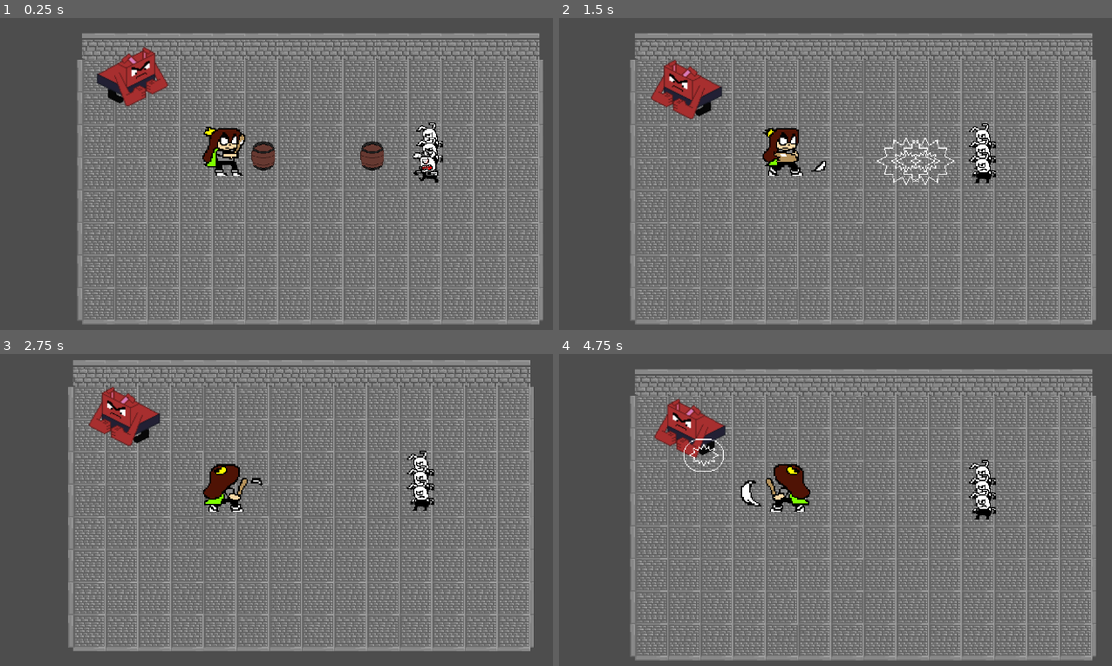
Above: before the commit, frames 1-4 (two rows, left to right).
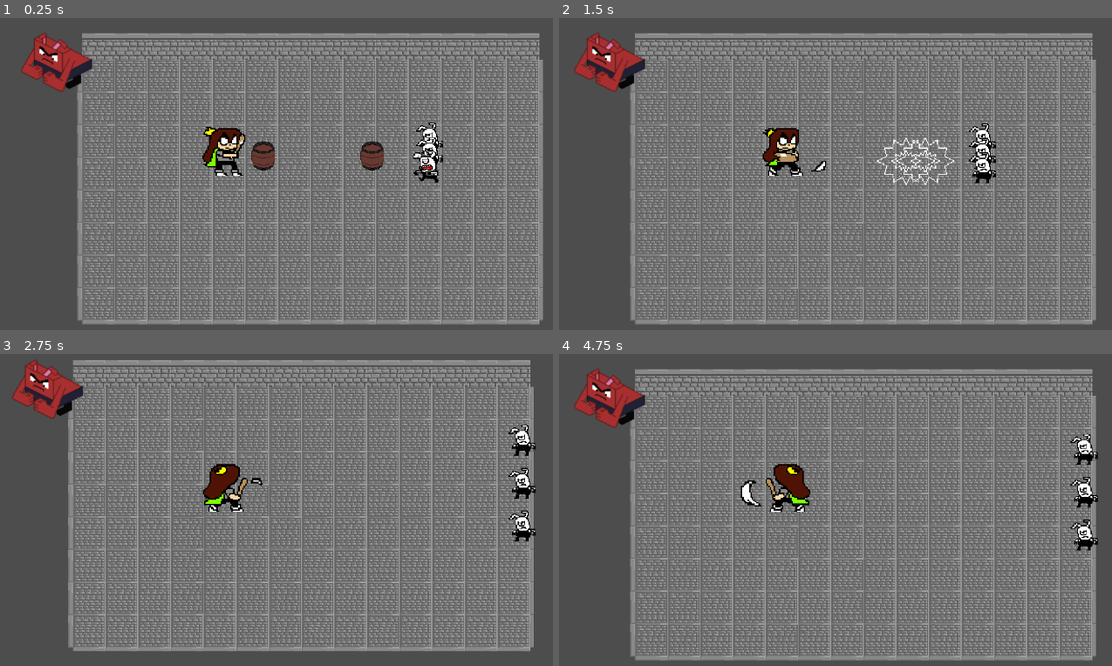
Above: after the commit, the same moments.

Repository: Megameca04/Proyecto_Cuki
Game: Godot game, scene res://Pruebas.tscn
Two runs of this game, one before a commit and one after it. Both use one fixed random seed, a clock stepped at 60 frames per second and the inputs below.
Inputs:
- Up to frame 1 (0.25 s): no input
- Up to frame 2 (1.5 s): hold Right (ui_right) 0.53-1.28 s; hold Z (Atacar) 0.53-1.28 s; hold Down (ui_down) from 1.28 s (still down); tap X (Dash) at 1.35 s
- Up to frame 3 (2.75 s): release Down (ui_down) at 2.03 s; hold Right (ui_right) from 2.03 s (still down); hold Z (Atacar) from 2.03 s (still down)
- Up to frame 4 (4.75 s): release Right (ui_right) at 2.78 s; release Z (Atacar) at 2.78 s; hold Up (ui_up) 2.78-3.53 s; tap X (Dash) at 2.85, 4.35 s; hold Z (Atacar) 3.53-4.28 s; hold Left (ui_left) from 3.53 s (still down)

The runs differ from the first frame. In frame 1, 2.8% of the frame differs, in the area x 3-31%, y 4-29%; in frame 2, 2.9%; in frame 3, 4.2%; in frame 4, 4.3%, in the area x 2-98%, y 4-64%.

Commit message:
Blonk explosion is now big enough

Diff:
--- a/Cuki-Clash of the Kuins/Entidades/Explosion.tscn
+++ b/Cuki-Clash of the Kuins/Entidades/Explosion.tscn
@@ -3,13 +3,12 @@
 [ext_resource type="Texture2D" uid="uid://6m0j5v1pvvou" path="res://Sprites/Efectos/Explosion.png" id="1_srnji"]
 [ext_resource type="Script" path="res://Scripts/Explosion.gd" id="1_yv1yo"]
 
+[sub_resource type="CapsuleShape2D" id="CapsuleShape2D_ur6to"]
+radius = 20.0
+height = 130.0
+
 [sub_resource type="CapsuleShape2D" id="CapsuleShape2D_a28uj"]
-radius = 2.0
-height = 24.0
-
-[sub_resource type="CapsuleShape2D" id="CapsuleShape2D_ur6to"]
-radius = 6.0
-height = 64.0
+height = 70.0
 
 [sub_resource type="Animation" id="Animation_e1wqx"]
 resource_name = "Explosion"
@@ -53,11 +52,12 @@
 [node name="Sprite2D" type="Sprite2D" parent="."]
 texture = ExtResource("1_srnji")
 hframes = 5
+frame = 3
 
 [node name="CollisionShape2D" type="CollisionShape2D" parent="."]
 rotation = 1.5708
 scale = Vector2(4.12, 1)
-shape = SubResource("CapsuleShape2D_a28uj")
+shape = SubResource("CapsuleShape2D_ur6to")
 
 [node name="AnimationPlayer" type="AnimationPlayer" parent="."]
 autoplay = "Explosion"
--- a/Cuki-Clash of the Kuins/Pruebas.tscn
+++ b/Cuki-Clash of the Kuins/Pruebas.tscn
@@ -75,4 +75,4 @@
 position = Vector2(384, 128)
 
 [node name="Blonk" parent="." instance=ExtResource("5_w6h26")]
-position = Vector2(40, 0)
+position = Vector2(-16, -8)
Not shown: 2 places in Cuki-Clash of the Kuins/Entidades/Cuki.tscn that only renumber resources
Not shown: 2 places in Cuki-Clash of the Kuins/Entidades/Rabion.tscn that only renumber resources
Not shown: 2 places in Cuki-Clash of the Kuins/Entidades/blonk.tscn that only renumber resources
